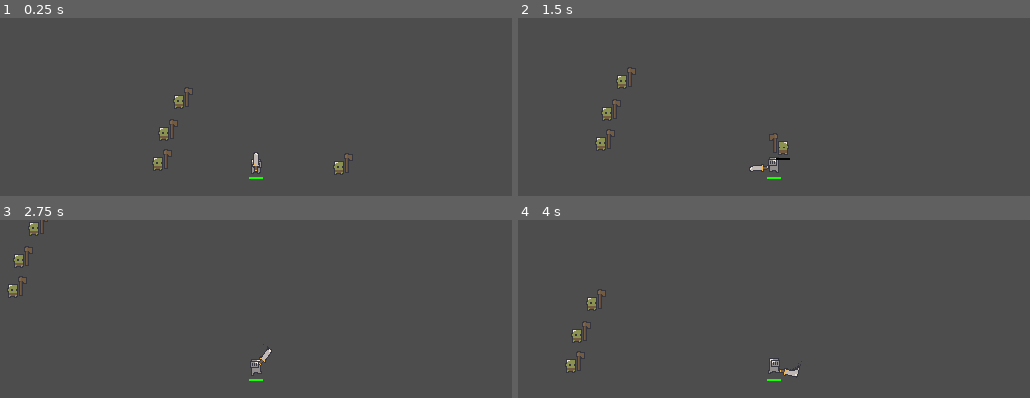
Above: before the commit, frames 1-4 (two rows, left to right).
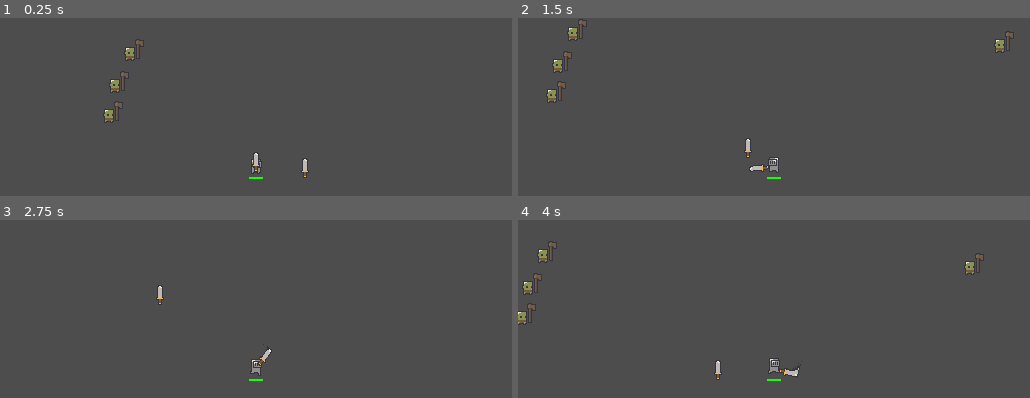
Above: after the commit, the same moments.

Repository: bbenefield89/realm-runners
Game: Godot game, scene res://Scenes/MainScene.tscn
Same seed, same stepped clock (60 frames per second), same inputs: the game is played once before the commit and once after it.
Inputs (mouse positions are in pixels of both pictures, inside the frame that each line leads up to):
- Up to frame 1 (0.25 s): no input
- Up to frame 2 (1.5 s): move the mouse to (886, 147) at 0.52 s; hold D (walk_right) 0.53-1.28 s; click (886, 147) at 0.6 s; move the mouse to (671, 176) at 1.27 s; hold S (walk_down) from 1.28 s (still down); right-click (671, 176) at 1.35 s
- Up to frame 3 (2.75 s): move the mouse to (307, 300) at 2.02 s; release S (walk_down) at 2.03 s; hold D (walk_right) from 2.03 s (still down); click (307, 300) at 2.1 s
- Up to frame 4 (4 s): move the mouse to (outside the picture) at 2.77 s; release D (walk_right) at 2.78 s; hold W (walk_up) 2.78-3.53 s; right-click (outside the picture) at 2.85 s; move the mouse to (outside the picture) at 3.52 s; hold A (walk_left) from 3.53 s (still down); click (outside the picture) at 3.6 s

The runs differ from the first frame. In frame 1, 1.0% of the frame differs, in the area x 20-69%, y 12-90%; in frame 2, 1.2%, in the area x 5-97%, y 1-80%; in frame 3, 0.5%; in frame 4, 1.0%.

Commit message:
Able to detect lootable items on ground

Diff:
--- a/Prefabs/Creatures/PlayerScene.tscn
+++ b/Prefabs/Creatures/PlayerScene.tscn
@@ -1,10 +1,10 @@
-[gd_scene load_steps=23 format=3 uid="uid://c7asklokn48k2"]
+[gd_scene load_steps=24 format=3 uid="uid://c7asklokn48k2"]
 
 [ext_resource type="PackedScene" uid="uid://dn22tsjujcpod" path="res://Prefabs/Creatures/CreatureScene.tscn" id="1_v82vv"]
 [ext_resource type="Script" path="res://Scripts/Creatures/PlayerController.gd" id="2_5dl5e"]
 [ext_resource type="Texture2D" uid="uid://mm1ciyi7xriq" path="res://Tilesets/dungeonSprites_ v1.5/knight_.png" id="2_evd7d"]
 [ext_resource type="Script" path="res://Scripts/Stats/StatsResource.gd" id="3_61y5n"]
-[ext_resource type="PackedScene" uid="uid://cant84ai23x4s" path="res://Prefabs/Weapons/IronSwordScene.tscn" id="4_rkwbu"]
+[ext_resource type="PackedScene" uid="uid://cant84ai23x4s" path="res://Prefabs/Weapons/Excalibur.tscn" id="4_rkwbu"]
 [ext_resource type="PackedScene" uid="uid://xdg1k5csd08b" path="res://Prefabs/Inventory/InventoryButton.tscn" id="6_s47rb"]
 
 [sub_resource type="Resource" id="Resource_b272u"]
@@ -120,7 +120,10 @@
 [sub_resource type="StyleBoxFlat" id="StyleBoxFlat_qh2wi"]
 bg_color = Color(0.101961, 1, 0, 1)
 
-[node name="Player" node_paths=PackedStringArray("WeaponCenterRef", "DamageFlashTimer", "DamageTimeoutTimer", "InventoryUi", "InventoryEquipment", "InventoryContents") instance=ExtResource("1_v82vv")]
+[sub_resource type="CircleShape2D" id="CircleShape2D_qbcsn"]
+radius = 17.0
+
+[node name="Player" node_paths=PackedStringArray("WeaponCenterRef", "DamageFlashTimer", "DamageTimeoutTimer", "InventoryUi", "InventoryEquipment", "InventoryContents", "ItemPickupArea") instance=ExtResource("1_v82vv")]
 script = ExtResource("2_5dl5e")
 WeaponCenterRef = NodePath("WeaponCenterRef")
 DamageFlashTimer = NodePath("Timers/DamageFlashTimer")
@@ -128,6 +131,7 @@
 InventoryUi = NodePath("InventoryUi")
 InventoryEquipment = NodePath("InventoryUi/Equipment")
 InventoryContents = NodePath("InventoryUi/InventoryContents")
+ItemPickupArea = NodePath("ItemPickupArea")
 max_weap_dist_from_center_point = 15
 max_damage_flash_time = 0.0
 stats = SubResource("Resource_b272u")
@@ -142,9 +146,9 @@
 animation = &"death"
 
 [node name="Equipment" parent="." index="2" node_paths=PackedStringArray("Weapon")]
-Weapon = NodePath("IronSword")
-
-[node name="IronSword" parent="Equipment" index="0" instance=ExtResource("4_rkwbu")]
+Weapon = NodePath("Excalibur")
+
+[node name="Excalibur" parent="Equipment" index="0" instance=ExtResource("4_rkwbu")]
 position = Vector2(11, 0)
 is_players_weapon = true
 
@@ -305,5 +309,12 @@
 [node name="DamageTimeoutTimer" type="Timer" parent="Timers" index="1"]
 one_shot = true
 
+[node name="ItemPickupArea" type="Area2D" parent="." index="8"]
+position = Vector2(0, 5)
+
+[node name="ItemPickupCollisionShape" type="CollisionShape2D" parent="ItemPickupArea" index="0"]
+shape = SubResource("CircleShape2D_qbcsn")
+
 [connection signal="timeout" from="Timers/DamageFlashTimer" to="." method="_on_damage_colors_timer_timeout"]
 [connection signal="timeout" from="Timers/DamageTimeoutTimer" to="." method="_on_damage_timeout_timeout"]
+[connection signal="area_entered" from="ItemPickupArea" to="." method="_on_item_pickup_area_area_entered"]
--- /dev/null
+++ b/Prefabs/Inventory/ItemScene.tscn
@@ -0,0 +1,11 @@
+[gd_scene load_steps=2 format=3 uid="uid://caxmga3v0m6ri"]
+
+[ext_resource type="Script" path="res://Scripts/Items/ItemController.gd" id="1_bgots"]
+
+[node name="ItemScene" type="Sprite2D"]
+texture_filter = 1
+script = ExtResource("1_bgots")
+
+[node name="Area2D" type="Area2D" parent="."]
+
+[node name="CollisionShape2D" type="CollisionShape2D" parent="Area2D"]
--- /dev/null
+++ b/Prefabs/Inventory/Weapons/Excalibur.tscn
@@ -0,0 +1,15 @@
+[gd_scene load_steps=4 format=3 uid="uid://bsdln0cg2rh46"]
+
+[ext_resource type="PackedScene" uid="uid://caxmga3v0m6ri" path="res://Prefabs/Inventory/ItemScene.tscn" id="1_e685p"]
+[ext_resource type="Texture2D" uid="uid://b7mrdfrx3ker0" path="res://Tilesets/camelot_ [version 1.0]/excalibur_.png" id="2_y078h"]
+
+[sub_resource type="RectangleShape2D" id="RectangleShape2D_omr5i"]
+size = Vector2(8, 20)
+
+[node name="Excalibur" instance=ExtResource("1_e685p")]
+texture = ExtResource("2_y078h")
+region_enabled = true
+region_rect = Rect2(0, 0, 32, 32)
+
+[node name="CollisionShape2D" parent="Area2D" index="0"]
+shape = SubResource("RectangleShape2D_omr5i")
--- a/Prefabs/Weapons/IronSwordScene.tscn
+++ b/Prefabs/Weapons/Excalibur.tscn
@@ -87,10 +87,10 @@
 [sub_resource type="RectangleShape2D" id="RectangleShape2D_7v1do"]
 size = Vector2(6, 20)
 
-[node name="IronSword_0" instance=ExtResource("1_12qwv")]
+[node name="Excalibur" instance=ExtResource("1_ihj7v")]
 sprite_frames = SubResource("SpriteFrames_8vrcs")
 animation = &"idle"
-menu_name = "Iron Sword"
+menu_name = "Excalibur"
 damage = 5
 
 [node name="WeaponCollisionShape" parent="WeaponCollisionArea" index="0"]
--- a/Scenes/MainScene.tscn
+++ b/Scenes/MainScene.tscn
@@ -1,23 +1,27 @@
-[gd_scene load_steps=4 format=3 uid="uid://ckcuv1p4x4vox"]
+[gd_scene load_steps=5 format=3 uid="uid://ckcuv1p4x4vox"]
 
 [ext_resource type="Script" path="res://Scenes/SceneController.gd" id="1_kjq2c"]
 [ext_resource type="PackedScene" uid="uid://c7asklokn48k2" path="res://Prefabs/Creatures/PlayerScene.tscn" id="1_mop1v"]
 [ext_resource type="PackedScene" uid="uid://d0sqyad1wjbv0" path="res://Prefabs/Creatures/Enemies/GoblinScene.tscn" id="2_81uar"]
+[ext_resource type="PackedScene" uid="uid://bsdln0cg2rh46" path="res://Prefabs/Inventory/Weapons/Excalibur.tscn" id="4_s1vfx"]
 
 [node name="MainScene" type="Node2D"]
 script = ExtResource("1_kjq2c")
 
+[node name="Excalibur" parent="." instance=ExtResource("4_s1vfx")]
+position = Vector2(230, 131)
+
 [node name="Player" parent="." instance=ExtResource("1_mop1v")]
-position = Vector2(253, 132)
+position = Vector2(181, 125)
 
 [node name="Goblin_0" parent="." instance=ExtResource("2_81uar")]
-position = Vector2(336, 133)
+position = Vector2(482, 24)
 
 [node name="Goblin_1" parent="." instance=ExtResource("2_81uar")]
-position = Vector2(176, 67)
+position = Vector2(55, 12)
 
 [node name="Goblin_2" parent="." instance=ExtResource("2_81uar")]
-position = Vector2(161, 99)
+position = Vector2(40, 44)
 
 [node name="Goblin_3" parent="." instance=ExtResource("2_81uar")]
-position = Vector2(155, 129)
+position = Vector2(34, 74)
--- a/Scripts/Creatures/PlayerController.gd
+++ b/Scripts/Creatures/PlayerController.gd
@@ -30,6 +30,7 @@
 @export var InventoryUi: Control
 @export var InventoryEquipment: GridContainer
 @export var InventoryContents: GridContainer
+@export var ItemPickupArea: Area2D
 
 @export var max_weap_dist_from_center_point: int
 @export var max_damage_flash_time: float
@@ -220,3 +221,8 @@
 	can_take_damage = true
 	BodySprite.modulate = Color.WHITE
 	DamageFlashTimer.stop()
+
+
+func _on_item_pickup_area_area_entered(area: Area2D) -> void:
+	if area.get_parent() is ItemController:
+		print("Item found")
--- /dev/null
+++ b/Scripts/Items/ItemController.gd
@@ -0,0 +1,12 @@
+extends Sprite2D
+class_name ItemController
+
+
+# Called when the node enters the scene tree for the first time.
+func _ready() -> void:
+	pass # Replace with function body.
+
+
+# Called every frame. 'delta' is the elapsed time since the previous frame.
+func _process(delta: float) -> void:
+	pass
Not shown: 1 places in Prefabs/Weapons/Excalibur.tscn that only renumber resources
